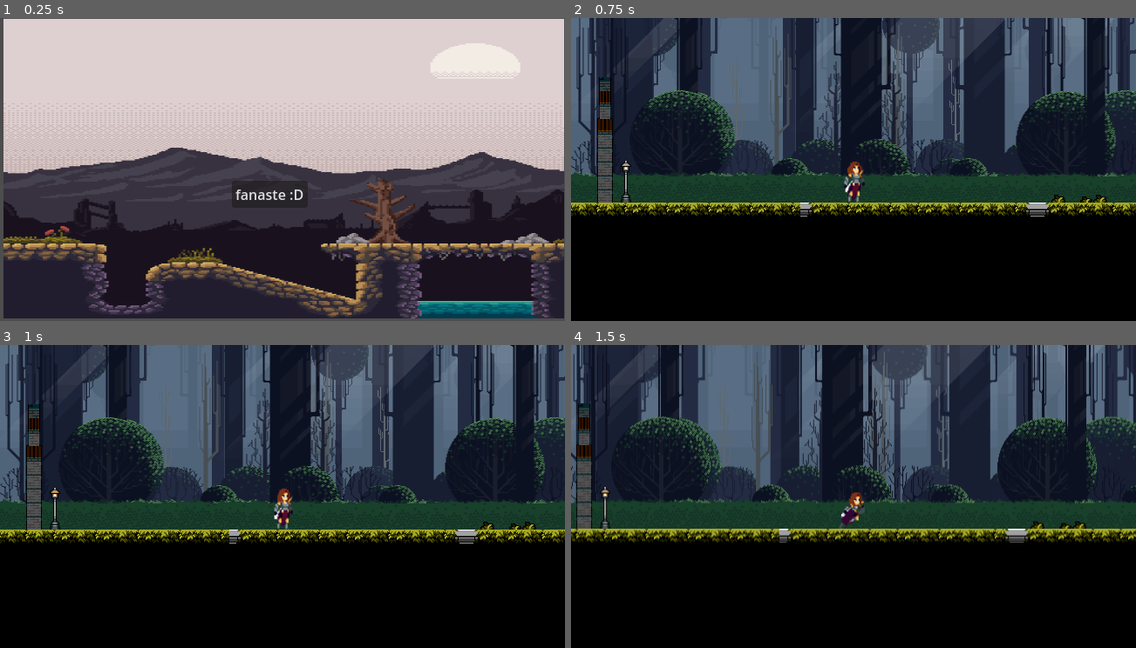
Above: before the commit, frames 1-4 (two rows, left to right).
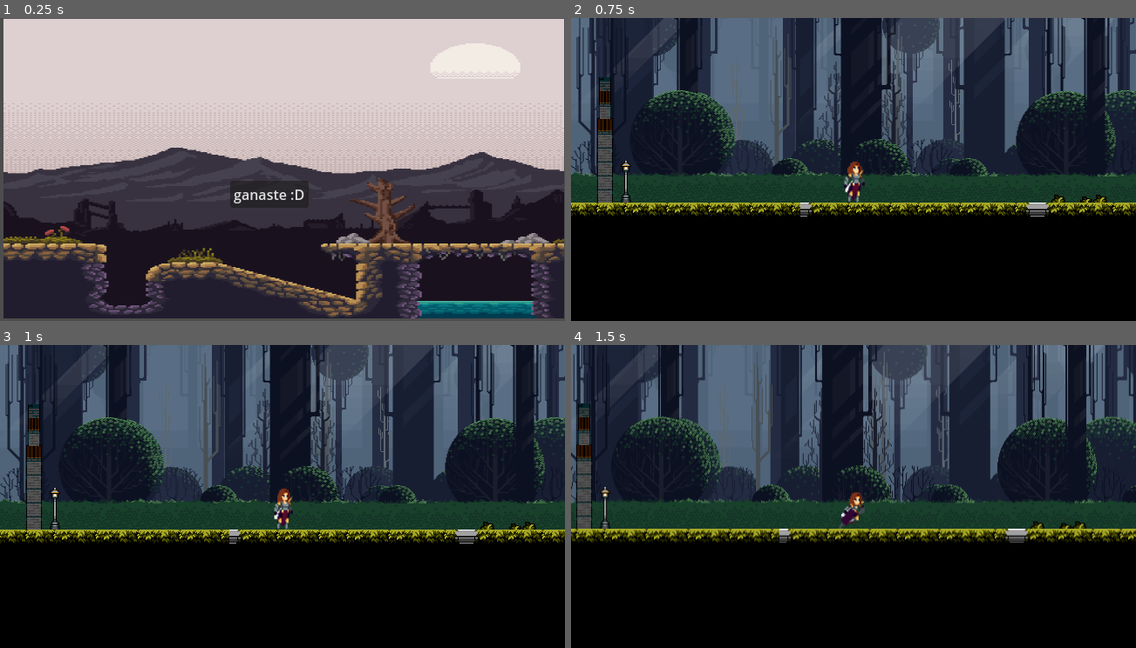
Above: after the commit, the same moments.

Repository: Lucas-tiziano-aguiar/juego-bosnia
Game: Godot game, scene res://play/pantallaFin.tscn
Same seed, same stepped clock (60 frames per second), same inputs: the game is played once before the commit and once after it. This scene is started directly instead of the project's main scene.
Inputs:
- Up to frame 1 (0.25 s): no input
- Up to frame 2 (0.75 s): click "fanaste :D" (after the commit: "ganaste :D") at 0.5 s
- Up to frame 3 (1 s): no input
- Up to frame 4 (1.5 s): hold D (right) from 1.28 s (still down); hold Z (crouch) from 1.28 s (still down)

The runs differ from the first frame. In frame 1, 0.2% of the frame differs, in the area x 40-55%, y 54-62%; in frame 2, nothing differs; in frame 3, nothing differs; in frame 4, nothing differs.
Error before the commit: Parse Error: Expected indented block after function declaration. (res://play/auxiliares.gd:14)

Commit message:
pantallaFinal

Diff:
--- a/play/auxiliares.gd
+++ b/play/auxiliares.gd
@@ -12,3 +12,4 @@
 
 
 func _on_area_2d_body_entered(body):
+	get_tree().change_scene_to_file("res://play/pantallaFin.tscn");
--- a/play/mapa.tscn
+++ b/play/mapa.tscn
@@ -3302,7 +3302,7 @@
 sources/1 = SubResource("TileSetAtlasSource_gley5")
 
 [sub_resource type="RectangleShape2D" id="RectangleShape2D_uh7ij"]
-size = Vector2(32, 507.096)
+size = Vector2(44, 391.548)
 
 [node name="mapa" type="Node"]
 script = ExtResource("1_chs3j")
@@ -3445,7 +3445,7 @@
 script = ExtResource("16_530sx")
 
 [node name="CollisionShape2D" type="CollisionShape2D" parent="Area2D"]
-position = Vector2(1847, 260)
+position = Vector2(1853, 202.226)
 shape = SubResource("RectangleShape2D_uh7ij")
 
 [connection signal="body_entered" from="Area2D" to="." method="_on_area_2d_body_entered"]
--- a/play/pantallaFin.tscn
+++ b/play/pantallaFin.tscn
@@ -27,7 +27,7 @@
 
 [node name="Button" type="Button" parent="Container"]
 layout_mode = 2
-text = "fanaste :D"
+text = "ganaste :D"
 script = ExtResource("2_vuj3t")
 
 [connection signal="pressed" from="Container/Button" to="Container/Button" method="_on_pressed"]
